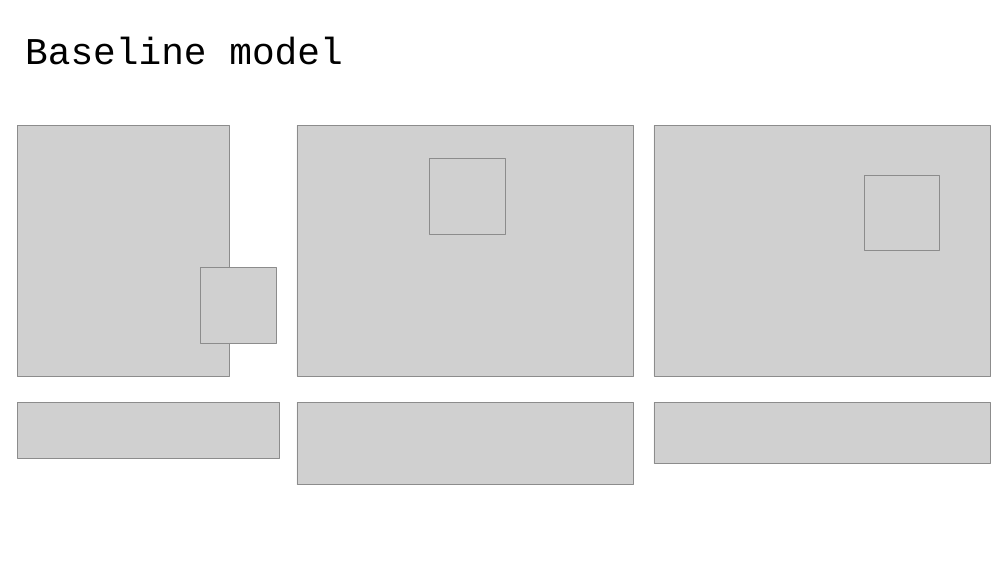
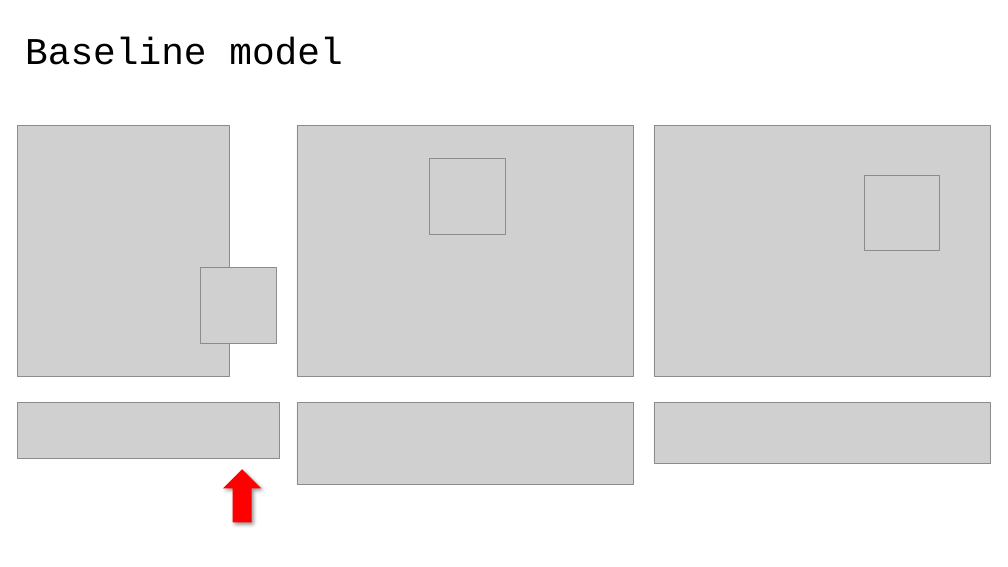
Before and after one commit to 40tude/02_Data-Science_Fullstack_march_2024, a slide deck: slide 5 of 07_deep_learning/99_Project_ATT/01_att_project.pptx. Drawn at 1008x567 pixels with LibreOffice and Linux fonts; fonts in the diff are those of the drawing; grey boxes stand for pictures; background and template pictures are left out. Boxes give left, top, right and bottom in pixels: in the first picture for what was removed or moved away, otherwise in the second. Text is boxed around its words. In the diff, an @@ line names an element or a change of style, - is before the commit and + after.

```diff
--- a/07_deep_learning/99_Project_ATT/01_att_project.pptx
+++ b/07_deep_learning/99_Project_ATT/01_att_project.pptx
@@ up arrow added at box(223, 470, 262, 523), fill #FF0000 @@
```
Also in this commit, not shown: 1 other slide changed, 4 other files.
